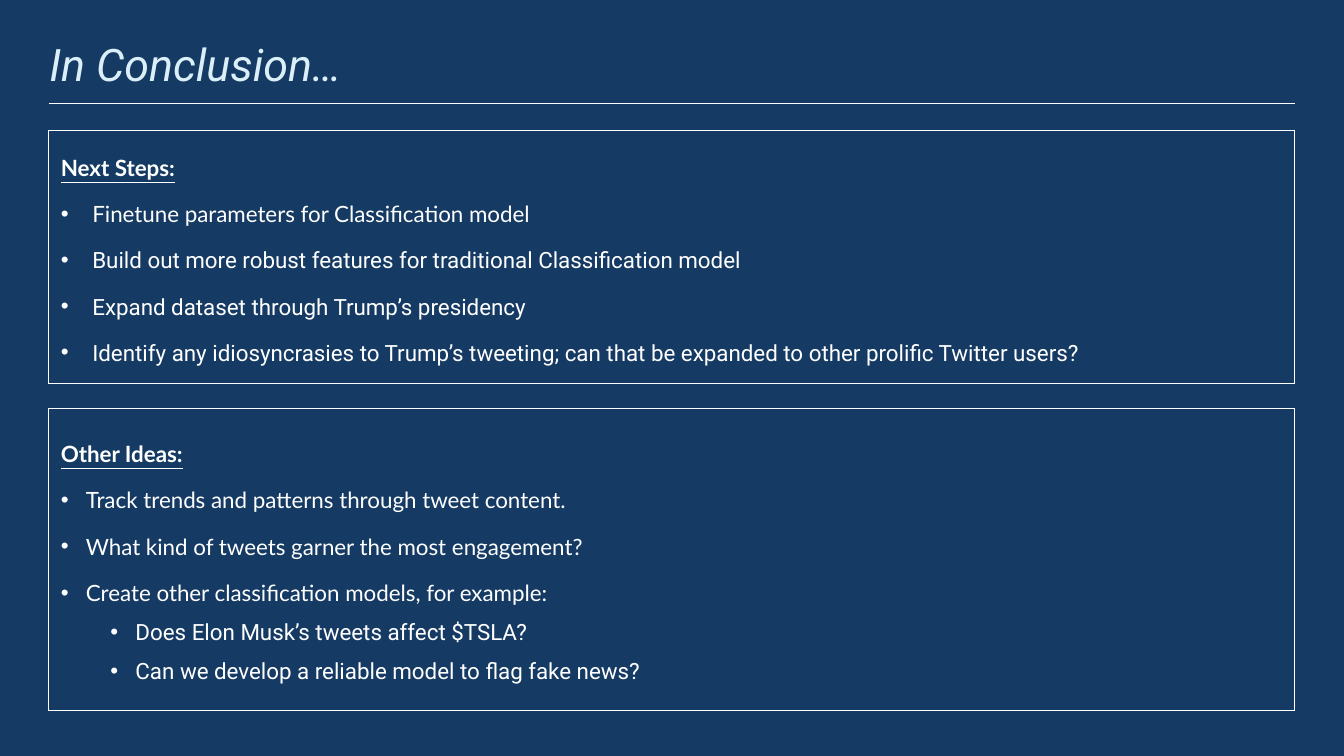
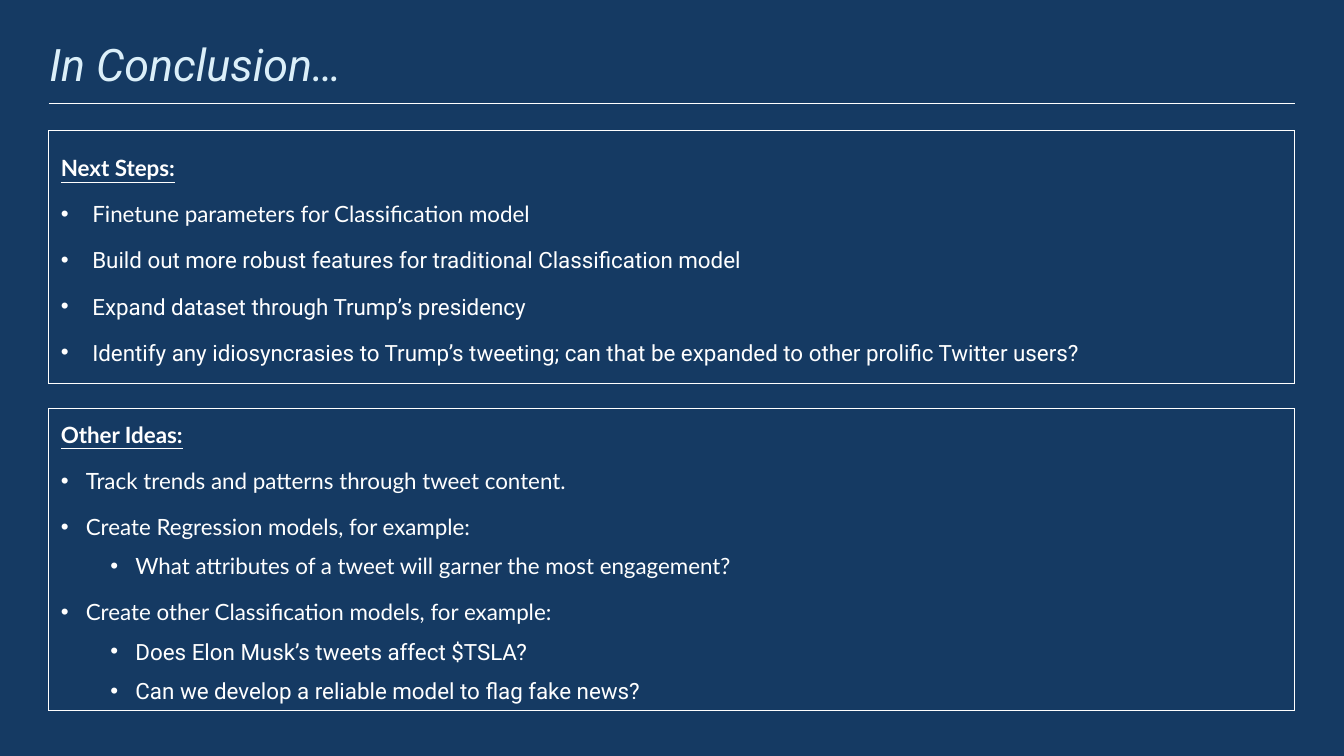
Before and after one commit to Jay-Yee-Portfolio/Module-5, a slide deck: slide 7 of Module 5_Presentation.pptx. Drawn at 1344x756 pixels with LibreOffice and Linux fonts; fonts in the diff are those of the drawing. Boxes give left, top, right and bottom in pixels: in the first picture for what was removed or moved away, otherwise in the second. Text is boxed around its words. In the diff, an @@ line names an element or a change of style, - is before the commit and + after.

```diff
--- a/Module 5_Presentation.pptx
+++ b/Module 5_Presentation.pptx
@@ text in rectangle at (x1=86, y1=518, x2=731, y2=624): text changed @@
-• What kind of tweets garner the most engagement?
-• Create other classification models, for example:
+• Create Regression models, for example:
+  • What attributes of a tweet will garner the most engagement?
+• Create other Classification models, for example:
```
Also in this commit, not shown: 7 other slides changed.
